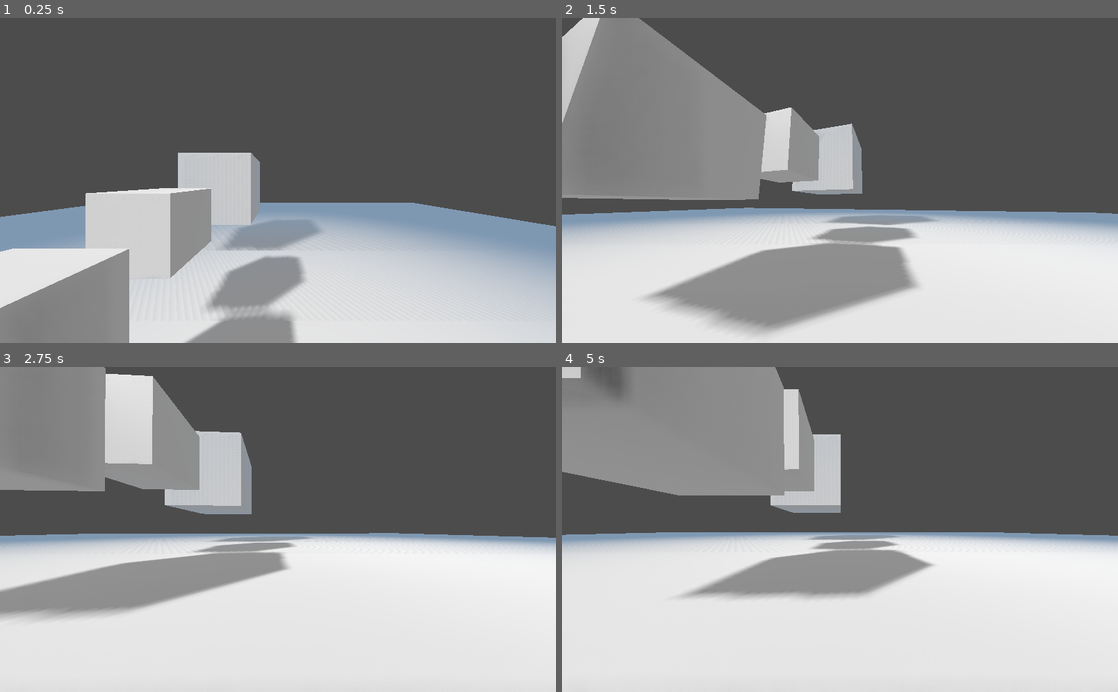
Above: before the commit, frames 1-4 (two rows, left to right).
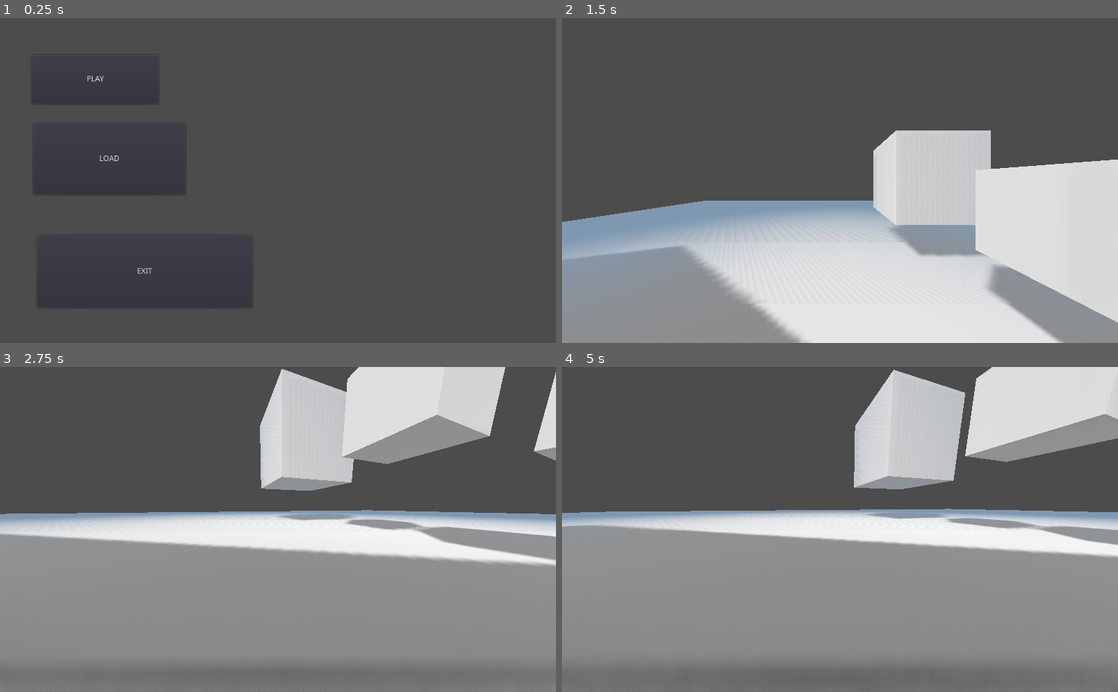
Above: after the commit, the same moments.

Repository: LoslierDimitri/Vampire
Game: Godot game, scene res://Main/Main.tscn
Same seed, same stepped clock (60 frames per second), same inputs: the game is played once before the commit and once after it.
Inputs (mouse positions are in pixels of both pictures, inside the frame that each line leads up to):
- Up to frame 1 (0.25 s): no input
- Up to frame 2 (1.5 s): click (673, 157) at 0.5 s, where only the run after the commit has a clickable "LOAD"; click (656, 79) at 1.25 s, where only the run after the commit has a clickable "PLAY"
- Up to frame 3 (2.75 s): move the mouse to (305, 529) at 2.02 s; hold C (c) from 2.03 s (still down); tap D (d) at 2.3 s
- Up to frame 4 (5 s): tap Enter at 2.75 s; move the mouse to (812, 529) at 2.77 s; release C (c) at 2.78 s; tap D (d) at 2.85 s; tap A (q) at 3.05 s; tap Space (space) at 3.5 s; move the mouse to (851, 523) at 3.52 s; hold A (q) 3.53-4.28 s; tap S (s) at 3.8, 4.35 s; move the mouse to (834, 536) at 4.27 s; tap Shift (shift) at 4.55 s

The runs differ from the first frame. In frame 1, 45% of the frame differs, in the area x 0-100%, y 17-100%; in frame 2, 55%; in frame 3, 76%; in frame 4, 81%, in the area x 0-100%, y 0-100%.

Commit message:
Basic interface menu done
Todo:
Save and load not done yet.

Diff:
--- /dev/null
+++ b/Vampire_godot/Interface/Interface_menu_loading.tscn
@@ -0,0 +1,5 @@
+[gd_scene format=2]
+
+[node name="Interface_menu_loading" type="Control"]
+anchor_right = 1.0
+anchor_bottom = 1.0
--- /dev/null
+++ b/Vampire_godot/Interface/Interface_menu_main.tscn
@@ -0,0 +1,33 @@
+[gd_scene load_steps=2 format=2]
+
+[ext_resource path="res://Script/Interface_menu_main.gd" type="Script" id=1]
+
+[node name="Interface_menu_main" type="Control"]
+anchor_right = 1.0
+anchor_bottom = 1.0
+script = ExtResource( 1 )
+
+[node name="Button_play" type="Button" parent="."]
+margin_left = 58.0
+margin_top = 68.0
+margin_right = 293.0
+margin_bottom = 159.0
+text = "PLAY"
+
+[node name="Button_load" type="Button" parent="."]
+margin_left = 61.0
+margin_top = 194.0
+margin_right = 342.0
+margin_bottom = 326.0
+text = "LOAD"
+
+[node name="Button_exit" type="Button" parent="."]
+margin_left = 68.0
+margin_top = 401.0
+margin_right = 465.0
+margin_bottom = 535.0
+text = "EXIT"
+
+[connection signal="pressed" from="Button_play" to="." method="_on_Button_play_pressed"]
+[connection signal="pressed" from="Button_load" to="." method="_on_Button_load_pressed"]
+[connection signal="pressed" from="Button_exit" to="." method="_on_Button_exit_pressed"]
--- /dev/null
+++ b/Vampire_godot/Interface/Interface_menu_mission.tscn
@@ -0,0 +1,5 @@
+[gd_scene format=2]
+
+[node name="Interface_menu_mission" type="Control"]
+anchor_right = 1.0
+anchor_bottom = 1.0
--- /dev/null
+++ b/Vampire_godot/Interface/Interface_menu_option.tscn
@@ -0,0 +1,5 @@
+[gd_scene format=2]
+
+[node name="Interface_menu_option" type="Control"]
+anchor_right = 1.0
+anchor_bottom = 1.0
--- /dev/null
+++ b/Vampire_godot/Interface/Interface_menu_option_gameplay.tscn
@@ -0,0 +1,5 @@
+[gd_scene format=2]
+
+[node name="Interface_menu_option_gameplay" type="Control"]
+anchor_right = 1.0
+anchor_bottom = 1.0
--- /dev/null
+++ b/Vampire_godot/Interface/Interface_menu_option_graphic.tscn
@@ -0,0 +1,5 @@
+[gd_scene format=2]
+
+[node name="Interface_menu_option_graphic" type="Control"]
+anchor_right = 1.0
+anchor_bottom = 1.0
--- /dev/null
+++ b/Vampire_godot/Interface/Interface_menu_option_sound.tscn
@@ -0,0 +1,5 @@
+[gd_scene format=2]
+
+[node name="Interface_menu_option_sound" type="Control"]
+anchor_right = 1.0
+anchor_bottom = 1.0
--- /dev/null
+++ b/Vampire_godot/Interface/Interface_menu_option_visual.tscn
@@ -0,0 +1,5 @@
+[gd_scene format=2]
+
+[node name="Interface_menu_option_visual" type="Control"]
+anchor_right = 1.0
+anchor_bottom = 1.0
--- /dev/null
+++ b/Vampire_godot/Interface/Interface_menu_pause.tscn
@@ -0,0 +1,41 @@
+[gd_scene load_steps=2 format=2]
+
+[ext_resource path="res://Script/Interface_menu_pause.gd" type="Script" id=1]
+
+[node name="Interface_menu_pause" type="Control"]
+anchor_right = 1.0
+anchor_bottom = 1.0
+script = ExtResource( 1 )
+
+[node name="Button_continue" type="Button" parent="."]
+margin_left = 116.0
+margin_top = 25.0
+margin_right = 481.0
+margin_bottom = 161.0
+text = "CONTINUE"
+
+[node name="Button_save" type="Button" parent="."]
+margin_left = 108.0
+margin_top = 178.0
+margin_right = 364.0
+margin_bottom = 293.0
+text = "SAVE"
+
+[node name="Button_load" type="Button" parent="."]
+margin_left = 130.0
+margin_top = 324.0
+margin_right = 359.0
+margin_bottom = 430.0
+text = "LOAD"
+
+[node name="Button_exit" type="Button" parent="."]
+margin_left = 146.0
+margin_top = 460.0
+margin_right = 428.0
+margin_bottom = 574.0
+text = "EXIT"
+
+[connection signal="pressed" from="Button_continue" to="." method="_on_Button_continue_pressed"]
+[connection signal="pressed" from="Button_save" to="." method="_on_Button_save_pressed"]
+[connection signal="pressed" from="Button_load" to="." method="_on_Button_load_pressed"]
+[connection signal="pressed" from="Button_exit" to="." method="_on_Button_exit_pressed"]
--- a/Vampire_godot/Main/Main.tscn
+++ b/Vampire_godot/Main/Main.tscn
@@ -1,13 +1,37 @@
-[gd_scene load_steps=4 format=2]
+[gd_scene load_steps=12 format=2]
 
 [ext_resource path="res://Script/Main.gd" type="Script" id=1]
-[ext_resource path="res://Map/Map_01.tscn" type="PackedScene" id=2]
-[ext_resource path="res://Player/Player.tscn" type="PackedScene" id=3]
+[ext_resource path="res://Interface/Interface_menu_pause.tscn" type="PackedScene" id=2]
+[ext_resource path="res://Interface/Interface_menu_loading.tscn" type="PackedScene" id=3]
+[ext_resource path="res://Interface/Interface_menu_main.tscn" type="PackedScene" id=4]
+[ext_resource path="res://Interface/Interface_menu_option_gameplay.tscn" type="PackedScene" id=5]
+[ext_resource path="res://Interface/Interface_menu_option_visual.tscn" type="PackedScene" id=6]
+[ext_resource path="res://Interface/Interface_menu_option_sound.tscn" type="PackedScene" id=7]
+[ext_resource path="res://Main/Save_load.tscn" type="PackedScene" id=8]
+[ext_resource path="res://Interface/Interface_menu_option_graphic.tscn" type="PackedScene" id=9]
+[ext_resource path="res://Interface/Interface_menu_mission.tscn" type="PackedScene" id=10]
+[ext_resource path="res://Interface/Interface_menu_option.tscn" type="PackedScene" id=11]
 
 [node name="Main" type="Spatial"]
+pause_mode = 2
 script = ExtResource( 1 )
 
-[node name="Map_01" parent="." instance=ExtResource( 2 )]
+[node name="Interface_menu_loading" parent="." instance=ExtResource( 3 )]
 
-[node name="Player" parent="." instance=ExtResource( 3 )]
-transform = Transform( 1, 0, 0, 0, 1, 0, 0, 0, 1, 8.02993, 10.6565, -6.23547 )
+[node name="Interface_menu_main" parent="." instance=ExtResource( 4 )]
+
+[node name="Interface_menu_mission" parent="." instance=ExtResource( 10 )]
+
+[node name="Interface_menu_option" parent="." instance=ExtResource( 11 )]
+
+[node name="Interface_menu_option_gameplay" parent="." instance=ExtResource( 5 )]
+
+[node name="Interface_menu_option_graphic" parent="." instance=ExtResource( 9 )]
+
+[node name="Interface_menu_option_sound" parent="." instance=ExtResource( 7 )]
+
+[node name="Interface_menu_option_visual" parent="." instance=ExtResource( 6 )]
+
+[node name="Interface_menu_pause" parent="." instance=ExtResource( 2 )]
+
+[node name="Save_load" parent="." instance=ExtResource( 8 )]
--- /dev/null
+++ b/Vampire_godot/Main/Save_load.tscn
@@ -0,0 +1,6 @@
+[gd_scene load_steps=2 format=2]
+
+[ext_resource path="res://Script/Save_load.gd" type="Script" id=1]
+
+[node name="Save_load" type="Spatial"]
+script = ExtResource( 1 )
--- a/Vampire_godot/Map/Map_01.tscn
+++ b/Vampire_godot/Map/Map_01.tscn
@@ -13,6 +13,10 @@
 
 [node name="NavigationMeshInstance" type="NavigationMeshInstance" parent="NavigationAgent"]
 
+[node name="DirectionalLight" type="DirectionalLight" parent="NavigationAgent/NavigationMeshInstance"]
+transform = Transform( 0.619889, 0.519479, -0.588115, 0, 0.749488, 0.662018, 0.78469, -0.410378, 0.464599, 0, 13.9756, 19.4036 )
+shadow_enabled = true
+
 [node name="Ground" parent="NavigationAgent/NavigationMeshInstance" instance=ExtResource( 2 )]
 transform = Transform( 70.6758, 0, 0, 0, 0.310725, 0, 0, 0, 70.6758, 0, 0, 0 )
 
@@ -24,10 +28,6 @@
 
 [node name="Cube_03" parent="NavigationAgent/NavigationMeshInstance" instance=ExtResource( 2 )]
 transform = Transform( 2.2539, 0, 0, 0, 1.12695, -1.95194, 0, 1.95194, 1.12695, 13.5086, -0.590489, 0 )
-
-[node name="DirectionalLight" type="DirectionalLight" parent="NavigationAgent/NavigationMeshInstance"]
-transform = Transform( 0.619889, 0.519479, -0.588115, 0, 0.749488, 0.662019, 0.78469, -0.410378, 0.464599, 0, 13.9756, 19.4036 )
-shadow_enabled = true
 
 [node name="Cube_04" parent="NavigationAgent/NavigationMeshInstance" instance=ExtResource( 2 )]
 transform = Transform( 7.75248, 0, 0, 0, 5.48184, -5.48184, 0, 5.48184, 5.48184, 26.9832, -0.520958, 3.00619 )
@@ -43,3 +43,6 @@
 
 [node name="Cube_08" parent="NavigationAgent/NavigationMeshInstance" instance=ExtResource( 2 )]
 transform = Transform( 4.5747, 0, 0, 0, 4.5747, 0, 0, 0, 4.5747, 0, 9.63225, -28.0375 )
+
+[node name="Cube_09" parent="NavigationAgent/NavigationMeshInstance" instance=ExtResource( 2 )]
+transform = Transform( -18.876, 9.43801, 5.44903, 0, 10.8981, -18.876, -10.8981, -16.3471, -9.43799, -35.2497, -8.78732, 3.00619 )
--- a/Vampire_godot/Player/Player.tscn
+++ b/Vampire_godot/Player/Player.tscn
@@ -23,6 +23,7 @@
 height = 0.5
 
 [node name="Player" type="KinematicBody"]
+pause_mode = 1
 script = ExtResource( 2 )
 
 [node name="Camera_pivot" type="Spatial" parent="."]
--- a/Vampire_godot/Player/Player_backup_01.tscn
+++ /dev/null
@@ -1,91 +0,0 @@
-[gd_scene load_steps=9 format=2]
-
-[ext_resource path="res://Environment/Map_01_01.tres" type="Environment" id=1]
-[ext_resource path="res://Script/Player_backup_01.gd" type="Script" id=2]
-
-[sub_resource type="CapsuleShape" id=1]
-height = 3.0
-
-[sub_resource type="CapsuleShape" id=4]
-
-[sub_resource type="CylinderShape" id=6]
-height = 1.96589
-
-[sub_resource type="CylinderShape" id=3]
-height = 0.5
-
-[sub_resource type="CylinderShape" id=5]
-height = 0.5
-
-[sub_resource type="BoxShape" id=2]
-extents = Vector3( 1, 2.60806, 1 )
-
-[node name="Player" type="KinematicBody"]
-script = ExtResource( 2 )
-
-[node name="Collision_stand" type="CollisionShape" parent="."]
-transform = Transform( 1, 0, 0, 0, -4.37114e-08, -1, 0, 1, -4.37114e-08, 0, 0, 0 )
-shape = SubResource( 1 )
-
-[node name="Collision_crouch" type="CollisionShape" parent="."]
-transform = Transform( 1, 0, 0, 0, -4.37114e-08, -1, 0, 1, -4.37114e-08, 0, -1, 0 )
-shape = SubResource( 4 )
-
-[node name="Area_crouch_top" type="Area" parent="."]
-
-[node name="CollisionShape" type="CollisionShape" parent="Area_crouch_top"]
-transform = Transform( 1, 0, 0, 0, 1, 0, 0, 0, 1, 0, 1.5, 0 )
-shape = SubResource( 6 )
-
-[node name="Area_top" type="Area" parent="."]
-transform = Transform( 1, 0, 0, 0, 1, 0, 0, 0, 1, 0, -0.172504, 0 )
-
-[node name="Collision_top" type="CollisionShape" parent="Area_top"]
-transform = Transform( 1, 0, 0, 0, 1, 0, 0, 0, 1, 0, 2.4832, 0 )
-shape = SubResource( 3 )
-
-[node name="Area_down" type="Area" parent="."]
-
-[node name="Collision_down" type="CollisionShape" parent="Area_down"]
-transform = Transform( 1, 0, 0, 0, 1, 0, 0, 0, 1, 0, -2.38352, 0 )
-shape = SubResource( 5 )
-
-[node name="Camera_pivot" type="Spatial" parent="."]
-transform = Transform( 1, 0, 0, 0, 1, 0, 0, 0, 1, 0, 1, 0 )
-
-[node name="Camera" type="Camera" parent="Camera_pivot"]
-environment = ExtResource( 1 )
-fov = 110.0
-far = 5486.0
-
-[node name="Timer_climb" type="Timer" parent="."]
-
-[node name="Area_climb_up" type="Area" parent="."]
-transform = Transform( 1, 0, 0, 0, 1, 0, 0, 0, 1, 0, 0, -1.34299 )
-
-[node name="Collision_climb_up" type="CollisionShape" parent="Area_climb_up"]
-transform = Transform( 0.463955, 0, 0, 0, 0.176376, 0, 0, 0, 0.176376, 0, 0.614475, 0 )
-shape = SubResource( 2 )
-
-[node name="Area_climb_down" type="Area" parent="."]
-transform = Transform( 1, 0, 0, 0, 1, 0, 0, 0, 1, 0, 0, -1.34299 )
-
-[node name="Collision_climb_down" type="CollisionShape" parent="Area_climb_down"]
-transform = Transform( 0.463955, 0, 0, 0, 0.176376, 0, 0, 0, 0.176376, 0, -0.817864, 0 )
-shape = SubResource( 2 )
-
-[node name="Position_camera_stand" type="Position3D" parent="."]
-transform = Transform( 1, 0, 0, 0, 1, 0, 0, 0, 1, 0, 1, 0 )
-
-[node name="Position_camera_crouch" type="Position3D" parent="."]
-transform = Transform( 1, 0, 0, 0, 1, 0, 0, 0, 1, 0, -0.5, 0 )
-
-[connection signal="body_entered" from="Area_crouch_top" to="." method="_on_Area_crouch_top_body_entered"]
-[connection signal="body_exited" from="Area_crouch_top" to="." method="_on_Area_crouch_top_body_exited"]
-[connection signal="body_entered" from="Area_top" to="." method="_on_Area_top_body_entered"]
-[connection signal="body_exited" from="Area_top" to="." method="_on_Area_top_body_exited"]
-[connection signal="timeout" from="Timer_climb" to="." method="_on_Timer_climb_timeout"]
-[connection signal="body_entered" from="Area_climb_up" to="." method="_on_Area_climb_up_body_entered"]
-[connection signal="body_exited" from="Area_climb_up" to="." method="_on_Area_climb_up_body_exited"]
-[connection signal="body_entered" from="Area_climb_down" to="." method="_on_Area_climb_down_body_entered"]
-[connection signal="body_exited" from="Area_climb_down" to="." method="_on_Area_climb_down_body_exited"]
--- /dev/null
+++ b/Vampire_godot/Script/Interface_menu_main.gd
@@ -0,0 +1,24 @@
+extends Control
+
+onready var main_node = get_parent()
+
+func _ready():
+	pass
+
+func _on_Button_play_pressed():
+	main_node.load_scene("res://Map/Map_01.tscn", "Map_actual")
+	main_node.load_scene("res://Player/Player.tscn", "Player_actual")
+
+	var map_actual = get_parent().get_node("Map_actual")
+	var initial_player_position = map_actual.get_node("Position_player_spawn")
+	var player_actual = get_parent().get_node("Player_actual")
+	player_actual.global_transform.origin = initial_player_position.global_transform.origin
+
+	main_node.STATE = "IN_GAME"
+	main_node.INTERFACE_MENU_MAIN.visible = false
+
+func _on_Button_load_pressed():
+	pass
+
+func _on_Button_exit_pressed():
+	get_tree().quit()
--- /dev/null
+++ b/Vampire_godot/Script/Interface_menu_pause.gd
@@ -0,0 +1,23 @@
+extends Control
+
+onready var main_node = get_parent()
+
+func _ready():
+	get_tree().paused = false
+
+func _on_Button_continue_pressed():
+	pass
+
+func _on_Button_save_pressed():
+	main_node.get_node("Save_load").save_file(0)
+	pass
+
+func _on_Button_load_pressed():
+	main_node.get_node("Save_load").load_file(0)
+	pass
+
+func _on_Button_exit_pressed():
+	main_node.STATE = "MENU_MAIN"
+	main_node.get_node("Map_actual").queue_free()
+	main_node.get_node("Player_actual").queue_free()
+	main_node.INTERFACE_MENU_PAUSE.visible = false
--- a/Vampire_godot/Script/Main.gd
+++ b/Vampire_godot/Script/Main.gd
@@ -1,4 +1,68 @@
 extends Spatial
 
+onready var INTERFACE_MENU_LOADING = get_node("Interface_menu_loading")
+onready var INTERFACE_MENU_MAIN = get_node("Interface_menu_main")
+onready var INTERFACE_MENU_MISSION = get_node("Interface_menu_mission")
+onready var INTERFACE_MENU_OPTION = get_node("Interface_menu_option")
+onready var INTERFACE_MENU_OPTION_GAMEPLAY = get_node("Interface_menu_option_gameplay")
+onready var INTERFACE_MENU_OPTION_GRAPHIC = get_node("Interface_menu_option_graphic")
+onready var INTERFACE_MENU_OPTION_SOUND = get_node("Interface_menu_option_sound")
+onready var INTERFACE_MENU_OPTION_VISUAL = get_node("Interface_menu_option_visual")
+onready var INTERFACE_MENU_PAUSE = get_node("Interface_menu_pause")
+
+onready var SAVE_LOAD = get_node("Save_load")
+
+var STATE = ""
+
+var load_scene
+var load_instance
+
 func _ready():
-	pass
+	Input.set_mouse_mode(Input.MOUSE_MODE_VISIBLE)
+
+	STATE = "MENU_MAIN"
+
+	INTERFACE_MENU_LOADING.visible = false
+	INTERFACE_MENU_MAIN.visible = true
+	INTERFACE_MENU_MISSION.visible = false
+	INTERFACE_MENU_OPTION.visible = false
+	INTERFACE_MENU_OPTION_GAMEPLAY.visible = false
+	INTERFACE_MENU_OPTION_GRAPHIC.visible = false
+	INTERFACE_MENU_OPTION_SOUND.visible = false
+	INTERFACE_MENU_OPTION_VISUAL.visible = false
+	INTERFACE_MENU_PAUSE.visible = false
+
+func _process(delta):
+	reset()
+
+	if (Input.is_action_just_pressed("esc") and STATE == "IN_GAME"):
+		STATE = "MENU_PAUSE"
+		INTERFACE_MENU_PAUSE.visible = true
+	elif(Input.is_action_just_pressed("esc") and STATE == "MENU_PAUSE"):
+		STATE = "IN_GAME"
+		INTERFACE_MENU_PAUSE.visible = false
+
+	if (STATE == "IN_GAME"):
+		Input.set_mouse_mode(Input.MOUSE_MODE_CAPTURED)
+
+	if (STATE == "MENU_PAUSE"):
+		Input.set_mouse_mode(Input.MOUSE_MODE_VISIBLE)
+		INTERFACE_MENU_PAUSE.visible = true
+		get_tree().paused = true
+
+	if (STATE == "MENU_MAIN"):
+		Input.set_mouse_mode(Input.MOUSE_MODE_VISIBLE)
+		INTERFACE_MENU_MAIN.visible = true
+
+func reset():
+	get_tree().paused = false
+
+func load_scene(load_scene, load_name):
+	load_scene = load(load_scene)
+	load_instance = load_scene.instance()
+	load_instance.name = load_name
+	add_child(load_instance)
+
+func remove_scene(remove_name):
+	var node_to_remove = get_node(remove_name)
+	node_to_remove.queue_free()
--- a/Vampire_godot/Script/Player.gd
+++ b/Vampire_godot/Script/Player.gd
@@ -70,8 +70,6 @@
 
 ##########################################################################
 func _ready():
-	Input.set_mouse_mode(Input.MOUSE_MODE_CAPTURED)
-
 	CAMERA_PIVOT.global_transform.origin = POSITION_CAMERA_STAND.global_transform.origin
 
 	COLLISION_STAND.disabled = false
--- a/Vampire_godot/Script/Player_backup_01.gd
+++ /dev/null
@@ -1,202 +0,0 @@
-extends KinematicBody
-
-###########################################################################
-#node
-onready var CAMERA_PIVOT = get_node("Camera_pivot")
-onready var CAMERA_POSITION_UP = get_node("Position_camera_stand")
-onready var CAMERA_POSITION_DOWN = get_node("Position_camera_crouch")
-onready var COLLISION_STAND = get_node("Collision_stand")
-onready var COLLSION_CROUCH = get_node("Collision_crouch")
-onready var TIMER_CLIMB = get_node("Timer_climb")
-
-###########################################################################
-#parameter
-export var mouse_sensitivity = 0.05
-
-###########################################################################
-#movement
-var direction = Vector3()
-var movement = Vector3()
-
-var speed_actual = 0
-export var speed_walk = 10
-export var speed_run = 30
-export var speed_crouch = 5
-
-export var gravity = 50
-var gravity_vec = Vector3()
-var snap = Vector3()
-export var jump = 30
-var stop_jump = false
-
-var is_climb_up = false
-var is_climb_down = false
-var is_climb = false
-var climb_direction = Vector3()
-var climb_timer = false
-var timer_climb_time_value = 0
-export var timer_climb_time_normal = 1
-export var timer_climb_time_normal_value = 2
-export var timer_climb_time_fast = 0.5
-export var timer_climb_time_fast_value = 4
-
-var is_crouch = false
-var is_crouch_top = false
-
-###########################################################################
-#ready
-func _ready():
-	Input.set_mouse_mode(Input.MOUSE_MODE_CAPTURED)
-	update_parameter()
-
-###########################################################################
-#parameter change
-func update_parameter():
-	TIMER_CLIMB.wait_time = timer_climb_time_normal
-	timer_climb_time_value = timer_climb_time_normal_value
-#	TIMER_CLIMB.wait_time = timer_climb_time_fast
-#	timer_climb_time_value = timer_climb_time_fast_value
-
-#	COLLISION_STAND.disabled = false
-	COLLSION_CROUCH.disabled = true
-
-###########################################################################
-#input
-func _input(event):
-	###########################################################################
-	#input mouse
-	if event is InputEventMouseMotion:
-		rotate_y(deg2rad(-event.relative.x * mouse_sensitivity))
-		CAMERA_PIVOT.rotate_x(deg2rad(-event.relative.y * mouse_sensitivity))
-		CAMERA_PIVOT.rotation.x = clamp(CAMERA_PIVOT.rotation.x, deg2rad(-89), deg2rad(89))
-
-###########################################################################
-#input movement
-func input_movement():
-	###########################################################################
-	#jump
-	snap = Vector3.DOWN
-	if Input.is_action_just_pressed("space") and (is_on_floor()):
-		snap = Vector3.ZERO
-		gravity_vec = Vector3.UP * jump
-
-	###########################################################################
-	#climb
-	if (Input.is_action_pressed("space")):
-		is_climb = true
-
-	###########################################################################
-	#movement
-	if Input.is_action_pressed("z"):
-		direction -= transform.basis.z
-	elif Input.is_action_pressed("s"):
-		direction += transform.basis.z
-	if Input.is_action_pressed("q"):
-		direction -= transform.basis.x
-	elif Input.is_action_pressed("d"):
-		direction += transform.basis.x
-
-	###########################################################################
-	#run
-	speed_actual = speed_walk
-	if (Input.is_action_pressed("shift")):
-		speed_actual = speed_run
-	if (is_crouch == true):
-		speed_actual = speed_crouch
-
-	###########################################################################
-	#crouch
-	if (Input.is_action_just_pressed("c") and is_crouch_top == false):
-		is_crouch = not is_crouch
-		COLLISION_STAND.disabled = false
-
-###########################################################################
-#gravity
-func gravity(delta):
-	if (is_on_floor() == false):
-		if (stop_jump == true):
-			gravity_vec = Vector3()
-		gravity_vec += Vector3.DOWN * gravity * delta
-	else:
-		gravity_vec = -get_floor_normal()
-
-###########################################################################
-#physic process
-func _physics_process(delta):
-	direction = Vector3()
-
-	###########################################################################
-	#movement
-	gravity(delta)
-	input_movement()
-
-	direction = direction.normalized()
-	movement.x = direction.x * speed_actual + gravity_vec.x
-	movement.z = direction.z * speed_actual + gravity_vec.z
-	movement.y = gravity_vec.y
-
-	###########################################################################
-	#climb
-	if (is_climb_up == false and is_climb_down == true and Input.is_action_pressed("z") and climb_timer == false):
-		if (is_climb == true):
-			climb_direction = Vector3(direction.x * timer_climb_time_value, timer_climb_time_value, direction.z * timer_climb_time_value)
-			TIMER_CLIMB.start()
-			COLLISION_STAND.disabled = true
-			climb_timer = true
-
-	###########################################################################
-	#movement calcul
-	if (climb_timer == true):
-		movement = climb_direction
-	move_and_slide_with_snap(movement, snap, Vector3.UP)
-
-	reset()
-
-###########################################################################
-#process
-func _process(delta):
-	if (is_crouch == true):
-		COLLISION_STAND.disabled = true
-		COLLSION_CROUCH.disabled = false
-		CAMERA_PIVOT.global_transform.origin = CAMERA_POSITION_DOWN.global_transform.origin
-	else:
-#		COLLISION_STAND.disabled = false
-		COLLSION_CROUCH.disabled = true
-		CAMERA_PIVOT.global_transform.origin = CAMERA_POSITION_UP.global_transform.origin
-
-###########################################################################
-#reset
-func reset():
-	stop_jump = false
-
-###########################################################################
-#top stop jump
-func _on_Area_top_body_entered(body):
-	stop_jump = true
-func _on_Area_top_body_exited(body):
-	pass
-
-###########################################################################
-#climb
-func _on_Area_climb_up_body_entered(body):
-	is_climb_up = true
-func _on_Area_climb_up_body_exited(body):
-	is_climb_up = false
-
-func _on_Area_climb_down_body_entered(body):
-	is_climb_down = true
-func _on_Area_climb_down_body_exited(body):
-	is_climb_down = false
-
-###########################################################################
-#timer climb
-func _on_Timer_climb_timeout():
-	climb_timer = false
-	COLLISION_STAND.disabled = false
-
-###########################################################################
-#crouch top verification
-func _on_Area_crouch_top_body_entered(body):
-	is_crouch_top = true
-func _on_Area_crouch_top_body_exited(body):
-	is_crouch_top = false
--- /dev/null
+++ b/Vampire_godot/Script/Save_load.gd
@@ -0,0 +1,30 @@
+extends Spatial
+
+onready var main_node = get_parent()
+
+func _ready():
+#	print(main_node)
+	pass
+
+func save_file(profil):
+	var score_file = "res://Save.save"
+	var file = File.new()
+	file.open(score_file, File.WRITE)
+	var dict = {
+		"Map_actual" : main_node.get_node("Map_actual"),
+		"Player_position" : main_node.get_node("Player_actual").global_transform.origin,
+	}
+	file.store_var(dict)
+	file.close()
+
+func load_file(profil):
+	var score_file = "Save.save"
+	var file = File.new()
+	if file.file_exists(score_file):
+		file.open(score_file, File.READ)
+		var value = file.get_var()
+		file.close()
+#		print(value.get("Map_actual"))
+		var test = value.get("Map_actual")
+		print(test)
+		print(value.get("Player_position"))
--- a/Vampire_godot/project.godot
+++ b/Vampire_godot/project.godot
@@ -59,6 +59,11 @@
 "events": [ Object(InputEventKey,"resource_local_to_scene":false,"resource_name":"","device":0,"alt":false,"shift":false,"control":false,"meta":false,"command":false,"pressed":false,"scancode":0,"physical_scancode":67,"unicode":0,"echo":false,"script":null)
  ]
 }
+esc={
+"deadzone": 0.5,
+"events": [ Object(InputEventKey,"resource_local_to_scene":false,"resource_name":"","device":0,"alt":false,"shift":false,"control":false,"meta":false,"command":false,"pressed":false,"scancode":0,"physical_scancode":16777217,"unicode":0,"echo":false,"script":null)
+ ]
+}
 
 [physics]
 
Not shown, added: Vampire_godot/export_presets.cfg
